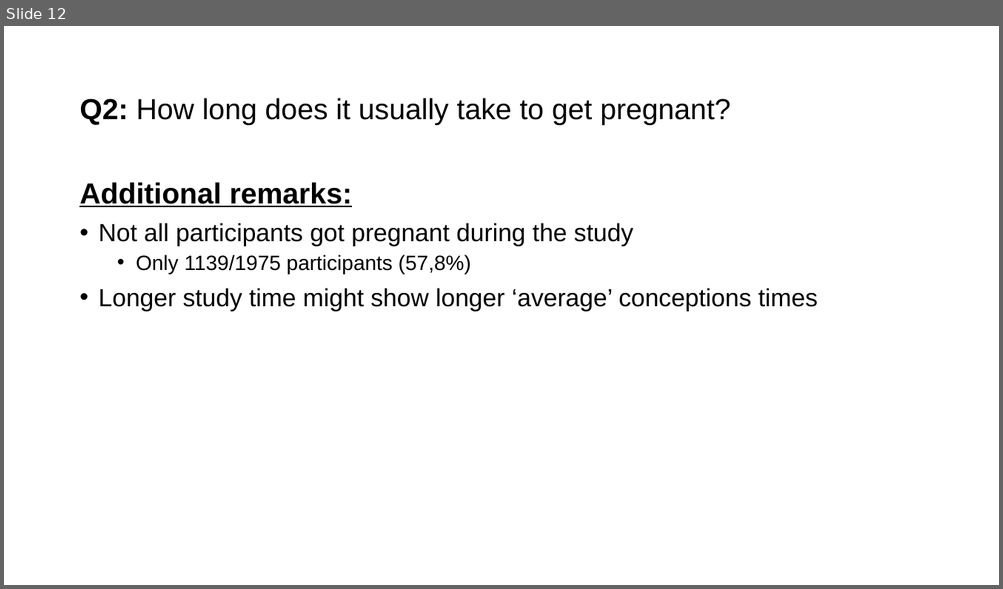
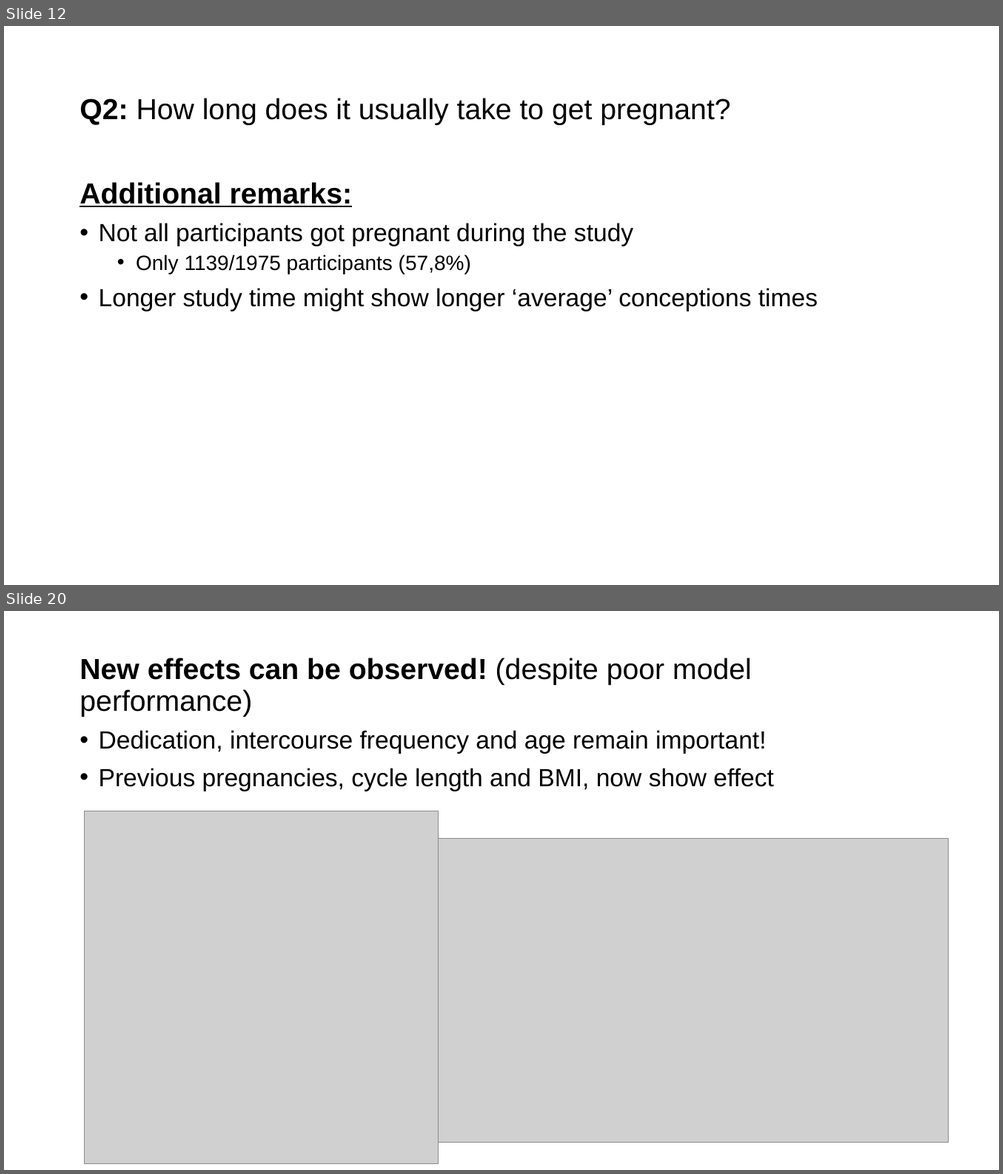
Before and after one commit to JeroenBuil/natural-cycles-assignment, a slide deck: reports/Natural Cycles - Assignment Report - Jeroen Buil.pptx. Shown one above the other, each under a label of ours: slide 12 before the commit, slides 12 and 20 after it; the slides between them are not shown. The pictures are 1003x589 and 1003x1174 pixels, drawn with LibreOffice and Linux fonts; fonts in the diff are those of the drawing; grey boxes stand for pictures. Boxes give left, top, right and bottom in pixels: in the first picture for what was removed or moved away, otherwise in the second. Text is boxed around its words. In the diff, an @@ line names an element or a change of style, - is before the commit and + after.

```diff
--- a/reports/Natural Cycles - Assignment Report - Jeroen Buil.pptx
+++ b/reports/Natural Cycles - Assignment Report - Jeroen Buil.pptx
@@ slide 20 added at box(4, 611, 999, 1170), background #FFFFFF @@
@@ title added at box(79, 658, 751, 717), 28 pt, text #000000 @@
+New effects can be observed! (despite poor model performance)
@@ text added at box(99, 730, 774, 792), 24 pt, text #000000 @@
+• Dedication, intercourse frequency and age remain important!
+• Previous pregnancies, cycle length and BMI, now show effect
@@ picture added at box(84, 812, 438, 1165) @@
@@ picture added at box(438, 840, 948, 1143) @@
```
Also in this commit, not shown: 4 slides changed, 5 other slides added, 1 slide removed, 21 other files.
